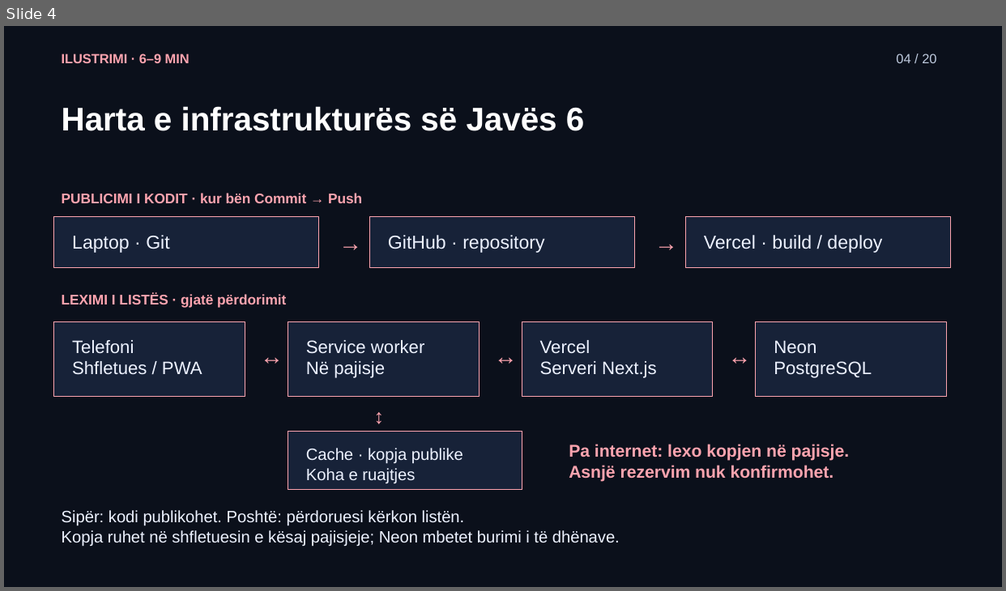
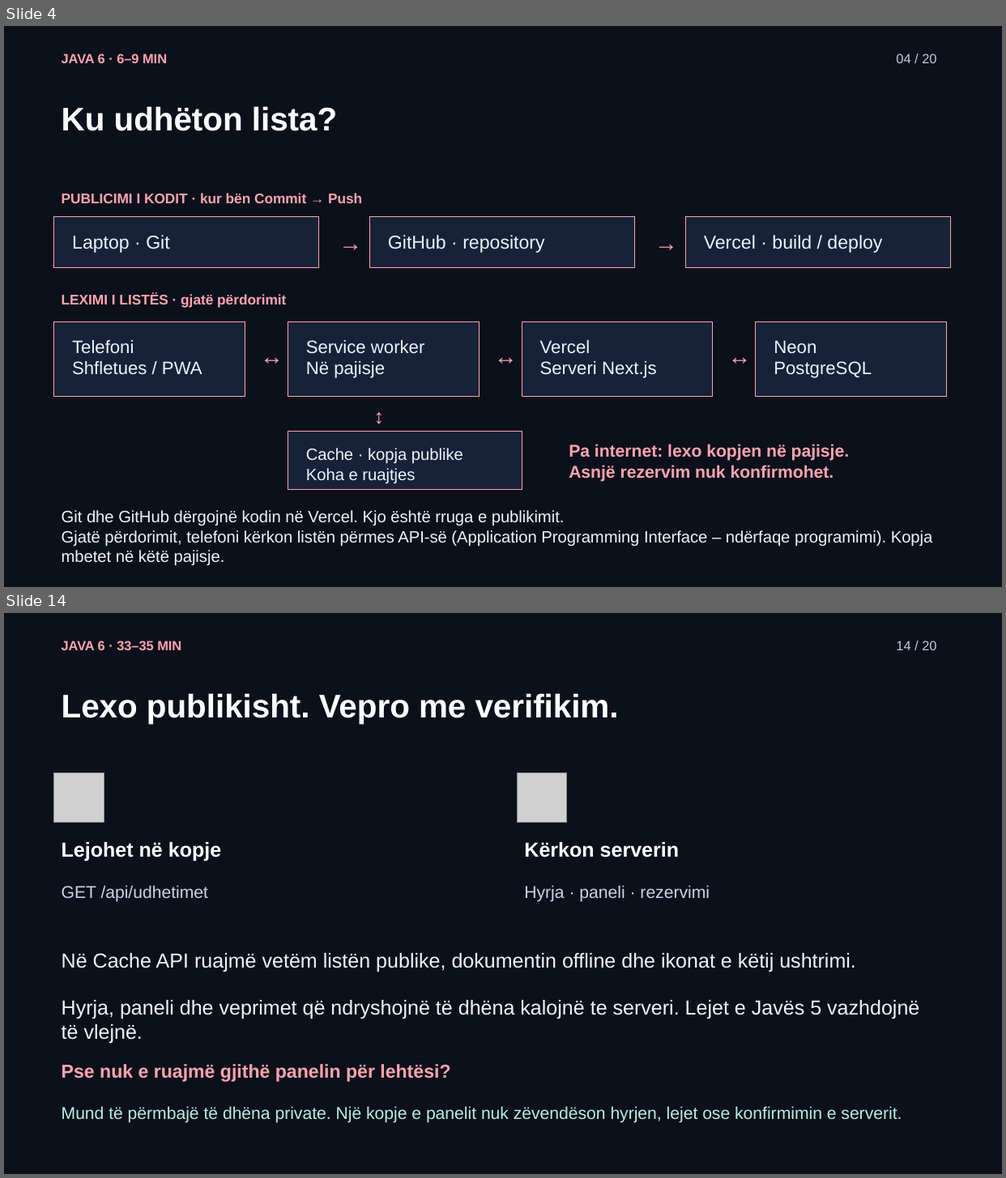
Before and after one commit to arbenl/arbenl.github.io, a slide deck: lendet/2026-2027/mobile/lectures/ligjerata-06-pwa-offline-rideshare-2026.pptx. Shown one above the other, each under a label of ours: slide 4 before the commit, slides 4 and 14 after it; the slides between them are not shown. The pictures are 1006x591 and 1006x1178 pixels, drawn with LibreOffice and Linux fonts; fonts in the diff are those of the drawing; grey boxes stand for pictures. Boxes give left, top, right and bottom in pixels: in the first picture for what was removed or moved away, otherwise in the second. Text is boxed around its words. In the diff, an @@ line names an element or a change of style, - is before the commit and + after.

```diff
--- a/lendet/2026-2027/mobile/lectures/ligjerata-06-pwa-offline-rideshare-2026.pptx
+++ b/lendet/2026-2027/mobile/lectures/ligjerata-06-pwa-offline-rideshare-2026.pptx
@@ slide 14 added at bbox=[4, 613, 1002, 1174], background #0B101B @@
@@ text added at bbox=[62, 641, 181, 650], 12.8 pt, text #FDA4AF, bold @@
+JAVA 6 · 33–35 MIN
@@ text added at bbox=[896, 641, 936, 650], 12.8 pt, text #BFCBDF @@
+14 / 20
@@ text added at bbox=[62, 693, 619, 724], 31.5 pt, text #FFFFFF, bold @@
+Lexo publikisht. Vepro me verifikim.
@@ picture added at bbox=[54, 773, 104, 824] @@
@@ picture added at bbox=[517, 773, 567, 824] @@
@@ text added at bbox=[62, 842, 221, 862], 19.5 pt, text #FFFFFF, bold @@
+Lejohet në kopje
@@ text added at bbox=[524, 842, 679, 858], 19.5 pt, text #FFFFFF, bold @@
+Kërkon serverin
@@ text added at bbox=[62, 885, 208, 902], 16.5 pt, text #C8D3E6 @@
+GET /api/udhetimet
@@ text added at bbox=[524, 885, 710, 902], 16.5 pt, text #C8D3E6 @@
+Hyrja · paneli · rezervimi
@@ text added at bbox=[62, 953, 919, 1043], 19.5 pt, text #EDF2FF @@
+Në Cache API ruajmë vetëm listën publike, dokumentin offline dhe ikonat e këtij ushtrimi.
+Hyrja, paneli dhe veprimet që ndryshojnë të dhëna kalojnë te serveri. Lejet e Javës 5 vazhdojnë të vlejnë.
@@ text added at bbox=[62, 1064, 450, 1082], 18 pt, text #FDA4AF, bold @@
+Pse nuk e ruajmë gjithë panelin për lehtësi?
@@ text added at bbox=[62, 1106, 901, 1123], 16.5 pt, text #B8EDDB @@
+Mund të përmbajë të dhëna private. Një kopje e panelit nuk zëvendëson hyrjen, lejet ose konfirmimin e serverit.
@@ slide 4 changed as well @@
@@ text at bbox=[62, 54, 167, 63]: text changed @@
-ILUSTRIMI · 6–9 MIN
+JAVA 6 · 6–9 MIN
@@ text at bbox=[62, 106, 337, 131]: text changed @@
-Harta e infrastrukturës së Javës 6
+Ku udhëton lista?
@@ text at bbox=[62, 510, 933, 566]: text changed @@
-Sipër: kodi publikohet. Poshtë: përdoruesi kërkon listën.
-Kopja ruhet në shfletuesin e kësaj pajisjeje; Neon mbetet burimi i të dhënave.
+Git dhe GitHub dërgojnë kodin në Vercel. Kjo është rruga e publikimit.
+Gjatë përdorimit, telefoni kërkon listën përmes API-së (Application Programming Interface – ndërfaqe programimi). Kopja mbetet në këtë pajisje.
```
Also in this commit, not shown: 4 other slides changed, 14 other slides added, 15 slides removed, 42 other files.
